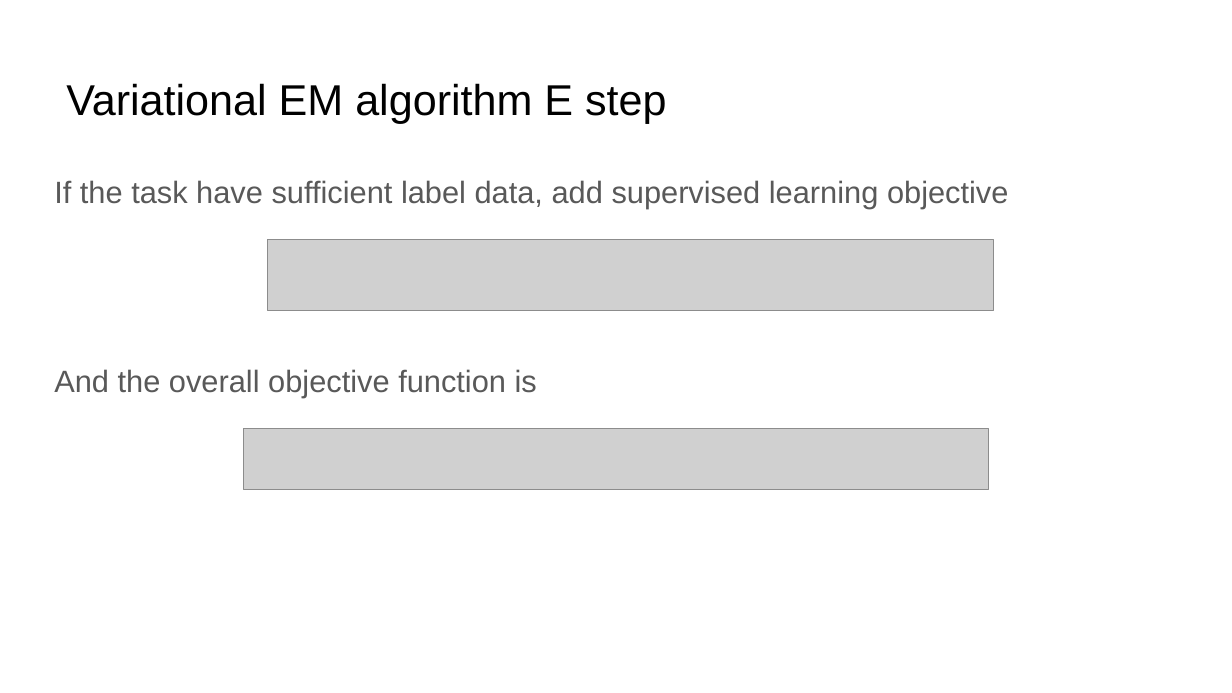
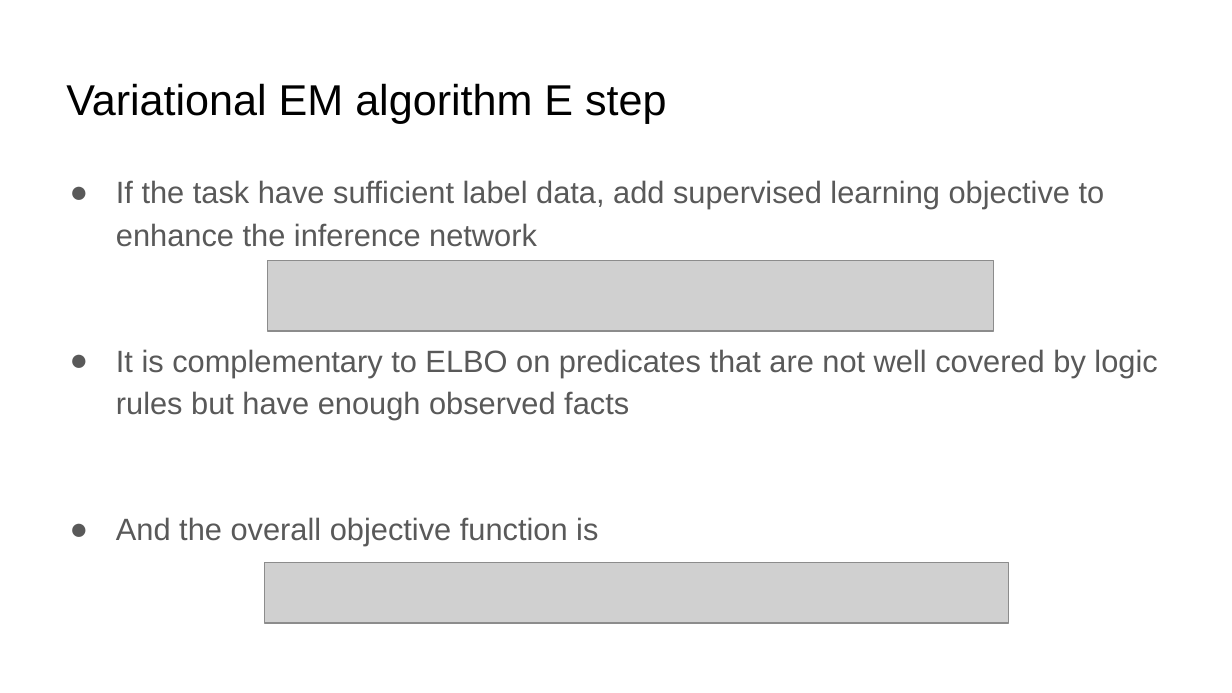
Before and after one commit to yichousun/Winter2021_CS249_GNN, a slide deck: slide 20 of Paper_Presentation/Knowledge_Graph/Efficient_Probabilistic_Logic_Reasoning_with_Graph_Neural_Networks/presentation/cs249 presentation.pptx (slide 15 before the commit). Drawn at 1232x693 pixels with LibreOffice and Linux fonts; fonts in the diff are those of the drawing; grey boxes stand for pictures. Boxes give left, top, right and bottom in pixels: in the first picture for what was removed or moved away, otherwise in the second. Text is boxed around its words. In the diff, an @@ line names an element or a change of style, - is before the commit and + after.

```diff
--- a/Paper_Presentation/Knowledge_Graph/Efficient_Probabilistic_Logic_Reasoning_with_Graph_Neural_Networks/presentation/cs249 presentation.pptx
+++ b/Paper_Presentation/Knowledge_Graph/Efficient_Probabilistic_Logic_Reasoning_with_Graph_Neural_Networks/presentation/cs249 presentation.pptx
@@ text at [116, 180, 1157, 420]: text changed @@
-If the task have sufficient label data, add supervised learning objective
+● If the task have sufficient label data, add supervised learning objective to enhance the inference network
+● It is complementary to ELBO on predicates that are not well covered by logic rules but have enough observed facts
@@ picture: place and size @@
-picture at [267, 240, 994, 310]
+picture at [267, 260, 994, 330]
@@ text at [116, 517, 598, 546]: bullet none to ●; less space between paragraphs @@
@@ picture: place and size @@
-picture at [244, 429, 988, 489]
+picture at [265, 562, 1009, 622]
```
Also in this commit, not shown: 17 other slides changed, 11 slides added, 4 slides removed, 1 other file.
